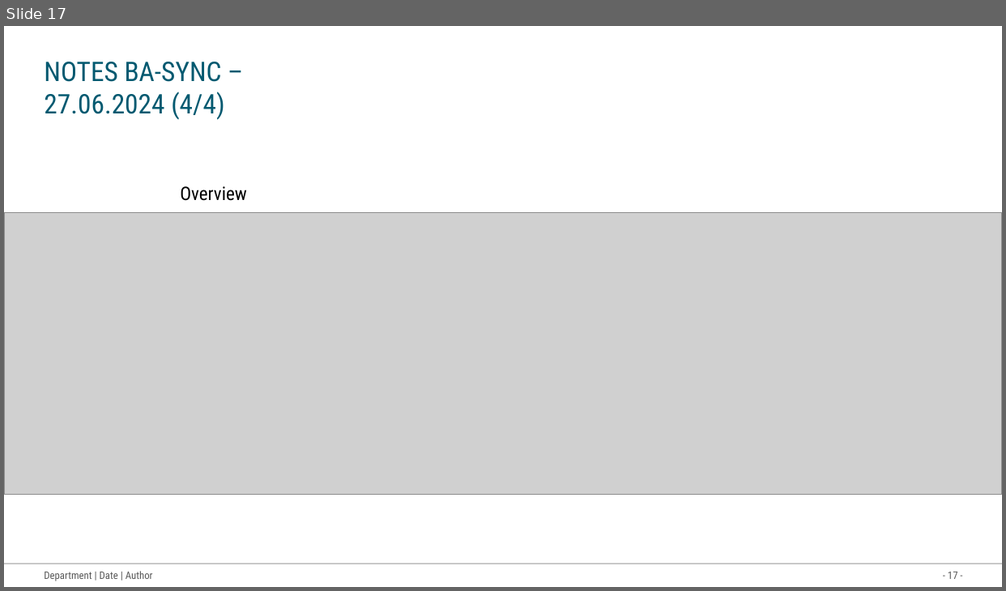
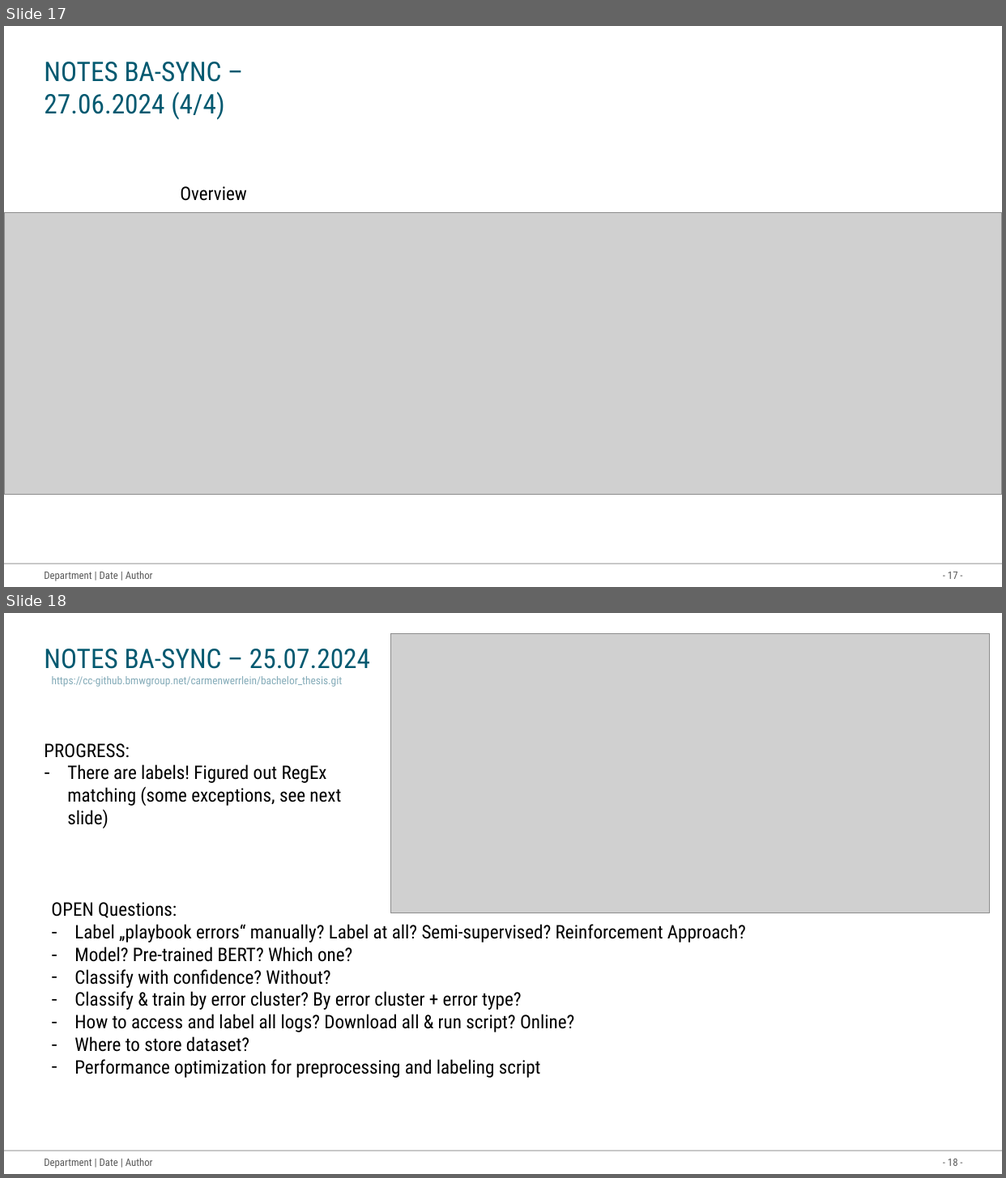
Before and after one commit to Werrwolf/bachelor-thesis, a slide deck: dokumentation_things/Roadmap Bachelor thesis.pptx. Shown one above the other, each under a label of ours: slide 17 before the commit, slides 17 and 18 after it. The pictures are 1006x591 and 1006x1178 pixels, drawn with LibreOffice and Linux fonts; fonts in the diff are those of the drawing; grey boxes stand for pictures. Boxes give left, top, right and bottom in pixels: in the first picture for what was removed or moved away, otherwise in the second. Text is boxed around its words. In the diff, an @@ line names an element or a change of style, - is before the commit and + after.

```diff
--- a/dokumentation_things/Roadmap Bachelor thesis.pptx
+++ b/dokumentation_things/Roadmap Bachelor thesis.pptx
@@ slide 18 added at (4,613,1002,1174), background #FFFFFF; not listed: 3 template elements that a slide beside it also shows @@
@@ picture added at (391,633,990,914) @@
@@ title added at (44,649,370,669), 26 pt, text #035970 @@
+NOTES BA-SYNC – 25.07.2024
@@ text added at (52,676,343,687), 10.5 pt, text #85ACB9 @@
+https://cc-github.bmwgroup.net/carmenwerrlein/bachelor_thesis.git
@@ text added at (44,743,341,828), 18 pt, text #000000 @@
+PROGRESS:
+– There are labels! Figured out RegEx matching (some exceptions, see next slide)
@@ text added at (51,902,746,1078), 18 pt, text #000000 @@
+OPEN Questions:
+– Label „playbook errors“ manually? Label at all? Semi-supervised? Reinforcement Approach?
+– Model? Pre-trained BERT? Which one?
+– Classify with confidence? Without?
+– Classify & train by error cluster? By error cluster + error type?
+– How to access and label all logs? Download all & run script? Online?
+– Where to store dataset?
+– Performance optimization for preprocessing and labeling script
```
Also in this commit, not shown: 1 other slide added, 12 other files.
